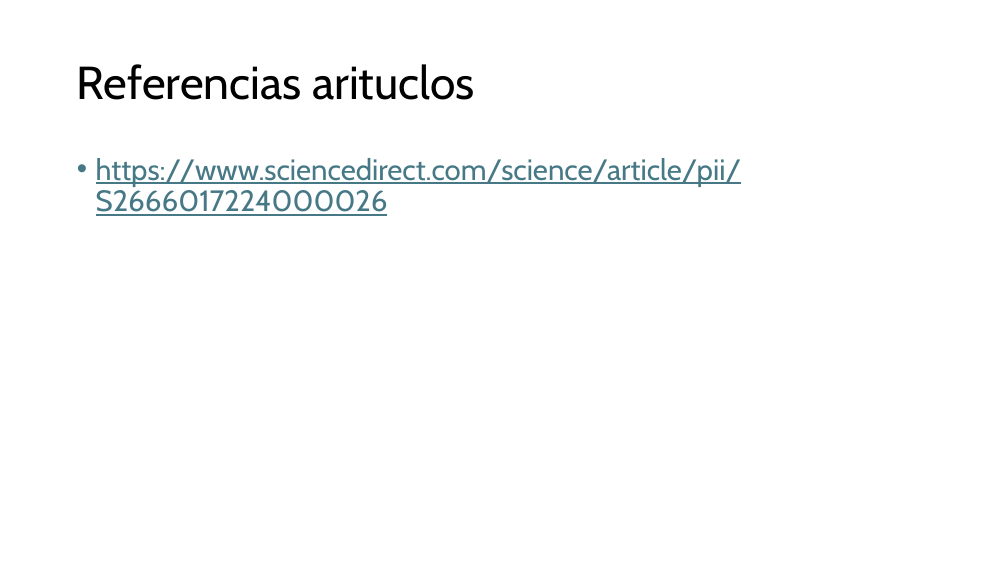
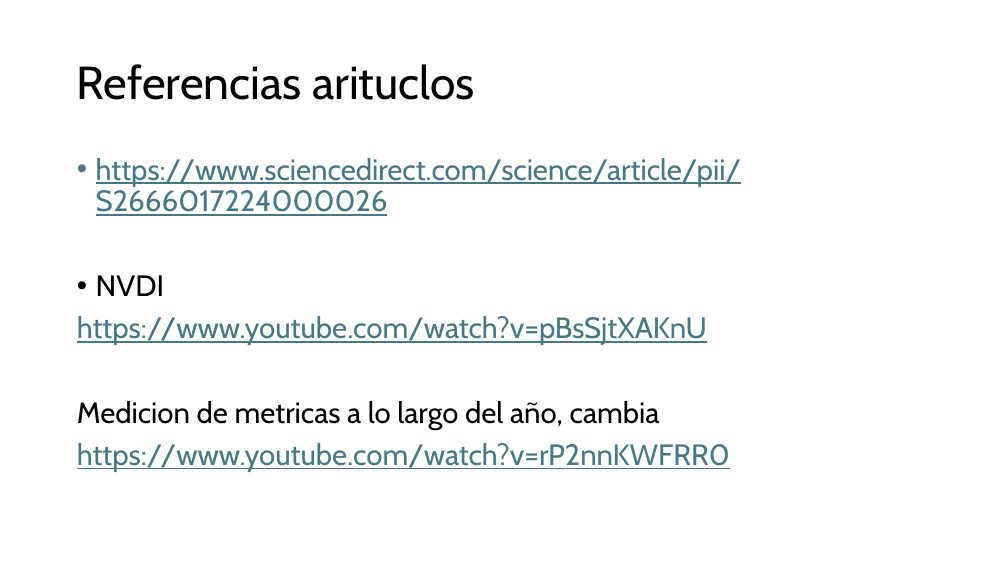
Before and after one commit to orlandombaa/Selene, a slide deck: slide 7 of selene/docs/Aditional documentation/Modelo de negocios selene.pptx. Drawn at 1008x567 pixels with LibreOffice and Linux fonts; fonts in the diff are those of the drawing. Boxes give left, top, right and bottom in pixels: in the first picture for what was removed or moved away, otherwise in the second. Text is boxed around its words. In the diff, an @@ line names an element or a change of style, - is before the commit and + after.

```diff
--- a/selene/docs/Aditional documentation/Modelo de negocios selene.pptx
+++ b/selene/docs/Aditional documentation/Modelo de negocios selene.pptx
@@ text at (77,275,730,472): paragraphs added @@
+• NVDI
+https://www.youtube.com/watch?v=pBsSjtXAKnU
+Medicion de metricas a lo largo del año, cambia
+https://www.youtube.com/watch?v=rP2nnKWFRR0
```
Also in this commit, not shown: 2 other slides changed, 8 other files.
